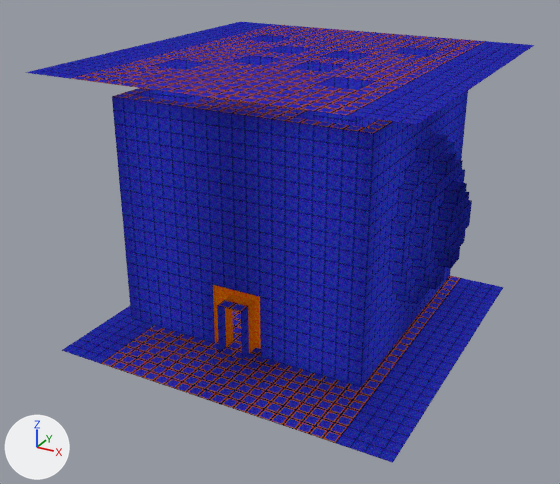
The glTF model models/concert.glb as it was, and as the next commit left it.
Before and after are seen from a 50 mm camera at (26.8, -38.2, 32.7) aimed at (-1.6, 13.5, 6.8). The lights are fixed; the arrows at lower left show +X, +Y and +Z. Where no turn or scale is listed for an object, it has been applied to the vertices. Vertices at the same position are counted once.

Script lines for the objects in view, before the commit:
```python
ob_mesh_1 = bpy.data.objects.new('Mesh_1', me_mesh_1)
ob_mesh_1.location = (-16.0, 32.0, -1.0)
ob_mesh_10 = bpy.data.objects.new('Mesh_10', me_mesh_10)
ob_mesh_10.location = (0.0, 16.0, -1.0)
ob_mesh_11 = bpy.data.objects.new('Mesh_11', me_mesh_11)
ob_mesh_11.location = (0.0, 16.0, -1.0)
ob_mesh_6 = bpy.data.objects.new('Mesh_6', me_mesh_6)
ob_mesh_6.location = (0.0, 32.0, -1.0)
ob_mesh_7 = bpy.data.objects.new('Mesh_7', me_mesh_7)
ob_mesh_7.location = (0.0, 32.0, -1.0)
ob_mesh_8 = bpy.data.objects.new('Mesh_8', me_mesh_8)
ob_mesh_8.location = (-16.0, 16.0, -1.0)
ob_mesh_9 = bpy.data.objects.new('Mesh_9', me_mesh_9)
ob_mesh_9.location = (-16.0, 16.0, -1.0)
```
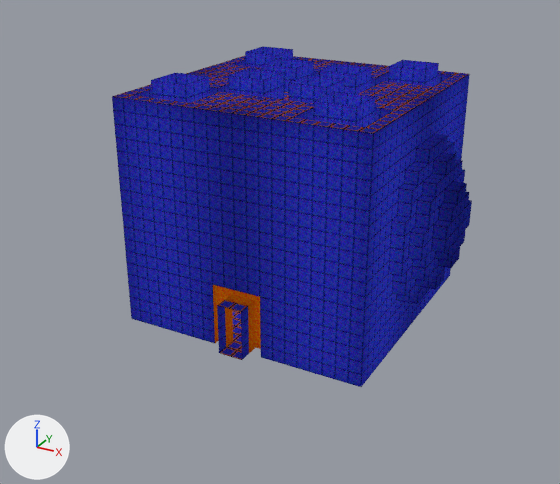
The change, as a diff of the scene's bpy script:
```diff
--- a/models/concert.glb.py
+++ b/models/concert.glb.py
@@ me_mesh_1 @@
 # used by ob_mesh_1; location = (-16.0, 32.0, -1.0)
-me_mesh_1.from_pydata(...)  # 586 vertices, 1020 faces; spans x 2.0..16.0, y -16.0..0.0, z 16.0..23.0
+me_mesh_1.from_pydata(...)  # 399 vertices, 676 faces; spans x 4.0..16.0, y -16.0..0.0, z 16.0..22.0
+# me_mesh_1 part 1
+# 187 vertices are removed from x 2.0..16.0, y -16.0..-4.0, z 23.0
+# 344 faces are deleted
 me_mesh_1.materials.append(mat_opaque)
@@ me_mesh_6 @@
 me_mesh_6.from_pydata(...)  # 782 vertices, 1374 faces; spans x 0.0..14.0, y -16.0..0.0, z 1.0..16.0
 # used by ob_mesh_6; location = (0.0, 32.0, -1.0)
+# me_mesh_6 part 2: the loose piece of 195 vertices spanning x 0.0..14.0, y -16.0..-4.0, z 1.0 is deleted
 me_mesh_6.materials.append(mat_opaque)
@@ me_mesh_7 @@
 # used by ob_mesh_7; location = (0.0, 32.0, -1.0)
-me_mesh_7.from_pydata(...)  # 586 vertices, 1020 faces; spans x 0.0..14.0, y -16.0..0.0, z 16.0..23.0
+me_mesh_7.from_pydata(...)  # 399 vertices, 676 faces; spans x 0.0..12.0, y -16.0..0.0, z 16.0..22.0
+# me_mesh_7 part 3
+# 187 vertices are removed from x 0.0..14.0, y -16.0..-4.0, z 23.0
+# 344 faces are deleted
 me_mesh_7.materials.append(mat_opaque)
@@ me_mesh_8 @@
 me_mesh_8.from_pydata(...)  # 772 vertices, 1398 faces; spans x 2.0..16.0, y -16.0..0.0, z 1.0..16.0
 # used by ob_mesh_8; location = (-16.0, 16.0, -1.0)
+# me_mesh_8 part 4: the loose piece of 255 vertices spanning x 2.0..16.0, y -16.0..0.0, z 1.0 is deleted
 me_mesh_8.materials.append(mat_opaque)
@@ me_mesh_9 @@
 # used by ob_mesh_9; location = (-16.0, 16.0, -1.0)
-me_mesh_9.from_pydata(...)  # 600 vertices, 1086 faces; spans x 2.0..16.0, y -16.0..0.0, z 16.0..23.0
+me_mesh_9.from_pydata(...)  # 355 vertices, 622 faces; spans x 4.0..16.0, y -12.0..0.0, z 16.0..22.0
+# me_mesh_9 part 5
+# 245 vertices are removed from x 2.0..16.0, y -16.0..0.0, z 23.0
+# 464 faces are deleted
 me_mesh_9.materials.append(mat_opaque)
@@ me_mesh_10 @@
 me_mesh_10.from_pydata(...)  # 772 vertices, 1398 faces; spans x 0.0..14.0, y -16.0..0.0, z 1.0..16.0
 # used by ob_mesh_10; location = (0.0, 16.0, -1.0)
+# me_mesh_10 part 6: the loose piece of 255 vertices spanning x 0.0..14.0, y -16.0..0.0, z 1.0 is deleted
 me_mesh_10.materials.append(mat_opaque)
@@ me_mesh_11 @@
 # used by ob_mesh_11; location = (0.0, 16.0, -1.0)
-me_mesh_11.from_pydata(...)  # 600 vertices, 1086 faces; spans x 0.0..14.0, y -16.0..0.0, z 16.0..23.0
+me_mesh_11.from_pydata(...)  # 355 vertices, 622 faces; spans x 0.0..12.0, y -12.0..0.0, z 16.0..22.0
+# me_mesh_11 part 7
+# 245 vertices are removed from x 0.0..14.0, y -16.0..0.0, z 23.0
+# 464 faces are deleted
 me_mesh_11.materials.append(mat_opaque)
```

What differs and where, as boxes (x1, y1, x2, y2) in the pictures (560 x 484 px):
'Mesh_10', reshaped (8% narrower, 25% shorter)
    before: (209, 164, 469, 463)
    after: (229, 164, 469, 387)
'Mesh_11', reshaped (24% narrower, 9% shorter)
    before: (197, 54, 496, 212)
    after: (231, 68, 458, 212)
'Mesh_8', reshaped
    before: (62, 164, 261, 400)
    after: (118, 164, 243, 357)
'Mesh_9', reshaped (34% narrower, 16% shorter)
    before: (26, 39, 314, 186)
    after: (112, 62, 302, 186)
'Mesh_7', reshaped (34% narrower, 21% shorter)
    before: (314, 32, 534, 164)
    after: (325, 60, 470, 164)
'Mesh_1', reshaped
    before: (169, 22, 374, 54)
    after: (207, 46, 355, 77)
'Mesh_6', reshaped
    before: (406, 135, 503, 347)
    after: (420, 135, 472, 313)
part 1 of me_mesh_1, deleted
    before: (169, 22, 374, 54)
part 2 of me_mesh_6, deleted (blue)
    before: (406, 276, 503, 347)
part 3 of me_mesh_7, deleted
    before: (314, 32, 534, 71)
part 4 of me_mesh_8, deleted (blue)
    before: (62, 306, 261, 400)
part 5 of me_mesh_9, deleted
    before: (26, 39, 314, 95)
part 6 of me_mesh_10, deleted (blue)
    before: (209, 331, 465, 463)
part 7 of me_mesh_11, deleted (blue)
    before: (197, 54, 496, 125)
